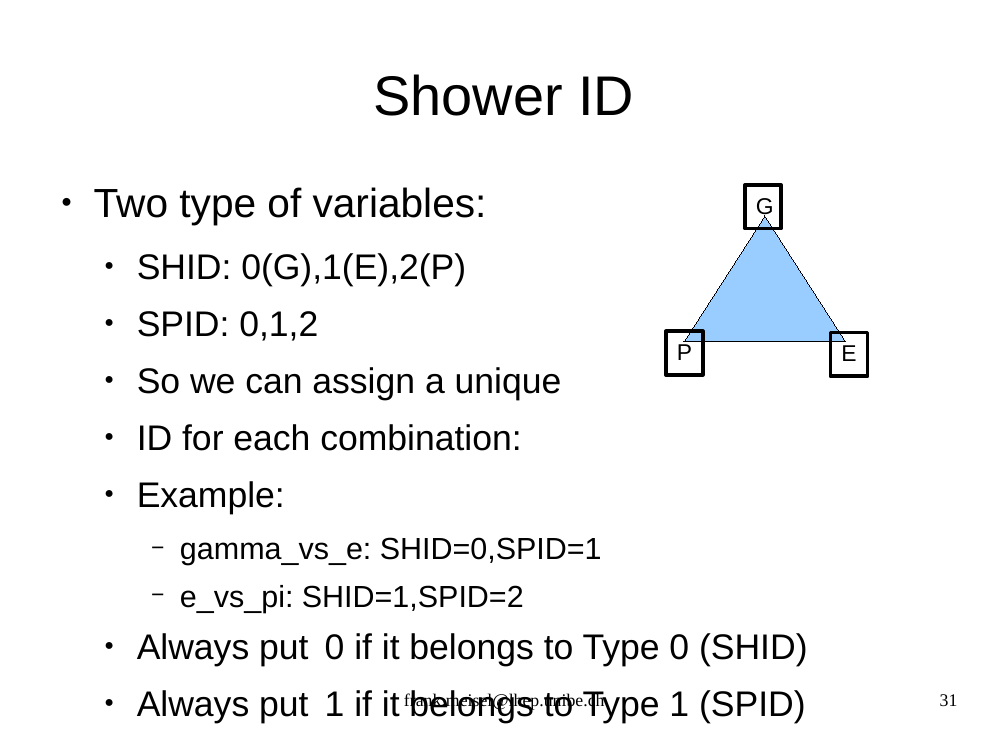
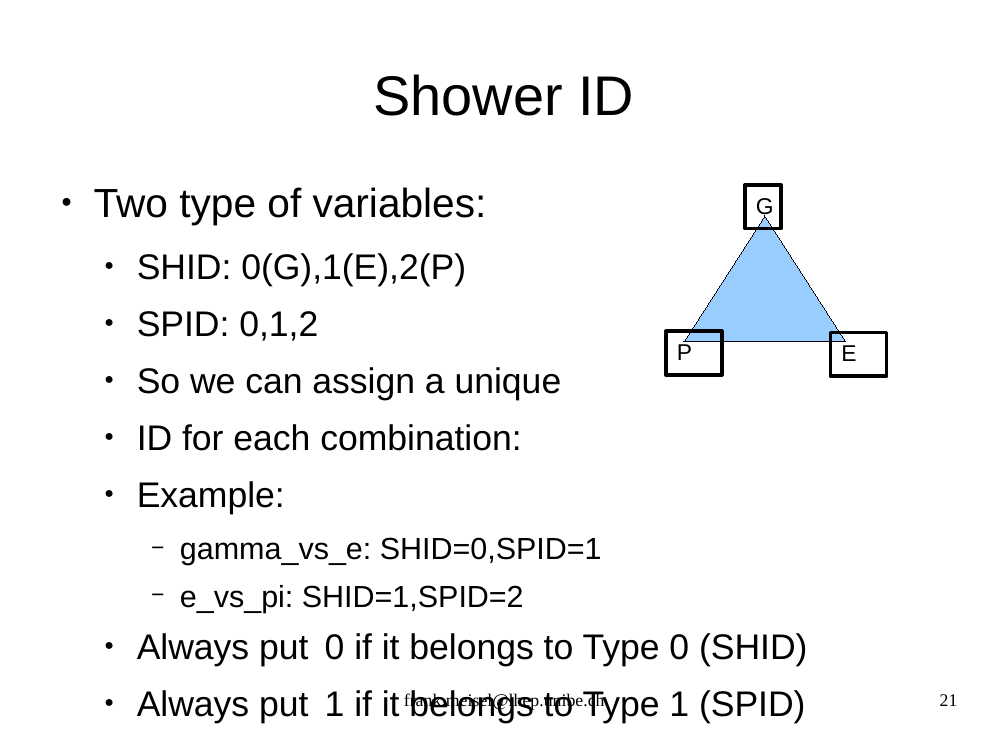
Before and after one commit to antonioiuliano2/fedra, a slide deck: slide 21 of src/libShower/documentation/libShowerMANUAL.odp (slide 31 before the commit). Drawn at 1008x756 pixels with LibreOffice and Linux fonts; fonts in the diff are those of the drawing. Boxes give left, top, right and bottom in pixels: in the first picture for what was removed or moved away, otherwise in the second. Text is boxed around its words. In the diff, an @@ line names an element or a change of style, - is before the commit and + after.

```diff
--- a/src/libShower/documentation/libShowerMANUAL.odp
+++ b/src/libShower/documentation/libShowerMANUAL.odp
@@ rectangle "P": place and size @@
-rectangle "P" at bbox=[666, 331, 702, 375]
+rectangle "P" at bbox=[666, 331, 722, 375]
@@ rectangle "E": place and size @@
-rectangle "E" at bbox=[831, 333, 867, 377]
+rectangle "E" at bbox=[831, 333, 886, 377]
@@ page number at bbox=[940, 694, 958, 706]: text changed @@
-31
+21
```
Also in this commit, not shown: 18 other slides changed, 4 slides added, 12 slides removed, 3 other files.
